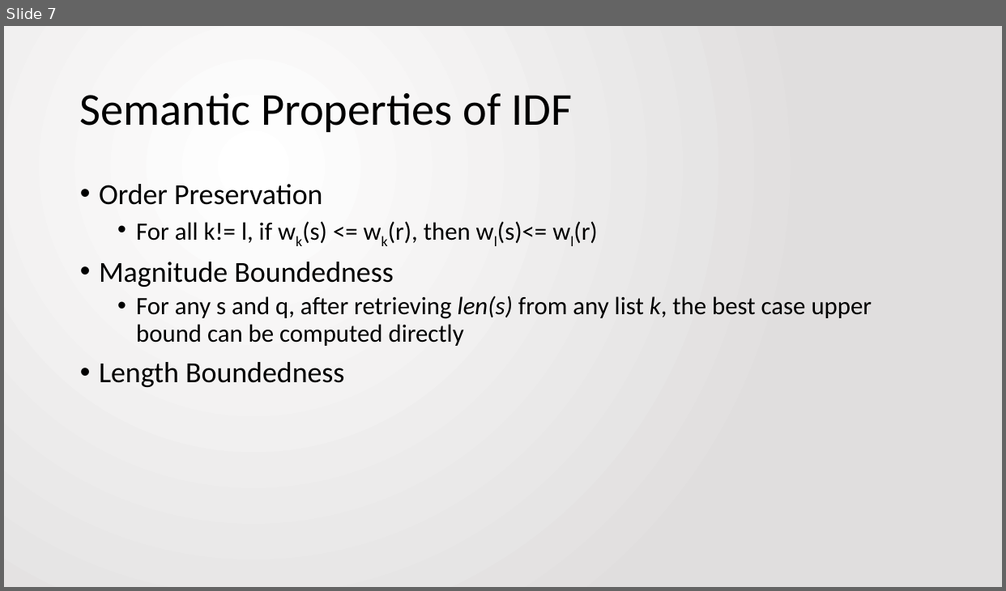
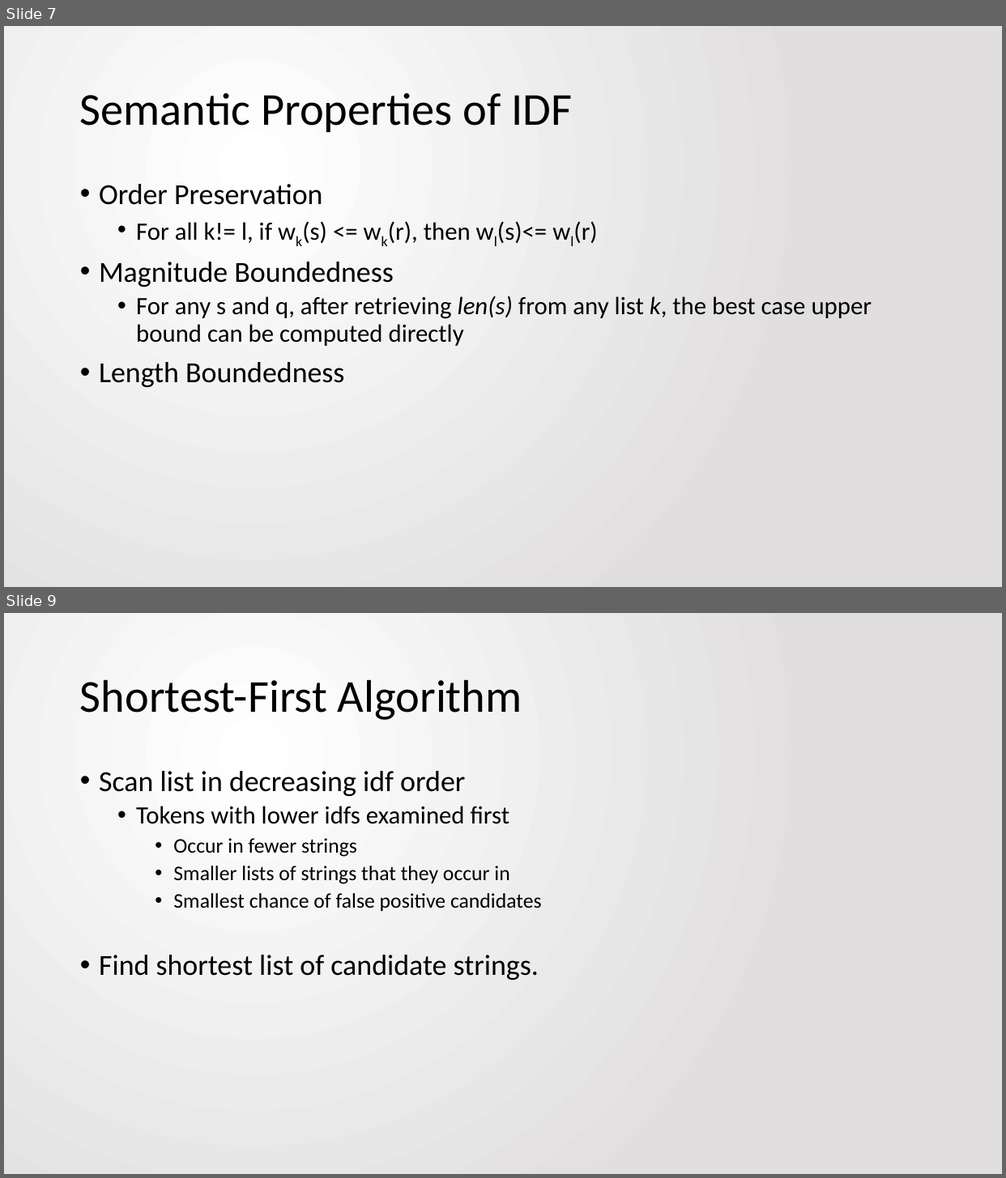
Before and after one commit to jbfitz/EECS405, a slide deck: Paper Presentation/EECS405.PattersonFitzpatrick.PaperPresentation.pptx. Shown one above the other, each under a label of ours: slide 7 before the commit, slides 7 and 9 after it; the slides between them are not shown. The pictures are 1006x591 and 1006x1178 pixels, drawn with LibreOffice and Linux fonts; fonts in the diff are those of the drawing. Boxes give left, top, right and bottom in pixels: in the first picture for what was removed or moved away, otherwise in the second. Text is boxed around its words. In the diff, an @@ line names an element or a change of style, - is before the commit and + after.

```diff
--- a/Paper Presentation/EECS405.PattersonFitzpatrick.PaperPresentation.pptx
+++ b/Paper Presentation/EECS405.PattersonFitzpatrick.PaperPresentation.pptx
@@ slide 9 added at (x1=4, y1=613, x2=1002, y2=1174), background gradient #FFFFFF to #E1DFDF @@
@@ title added at (x1=80, y1=679, x2=522, y2=720), 44 pt, text #000000 @@
+Shortest-First Algorithm
@@ text added at (x1=99, y1=771, x2=542, y2=980), 20 pt, text #000000 @@
+• Scan list in decreasing idf order
+  • Tokens with lower idfs examined first
+    • Occur in fewer strings
+    • Smaller lists of strings that they occur in
+    • Smallest chance of false positive candidates
+• Find shortest list of candidate strings.
```
Also in this commit, not shown: 3 other slides added.
